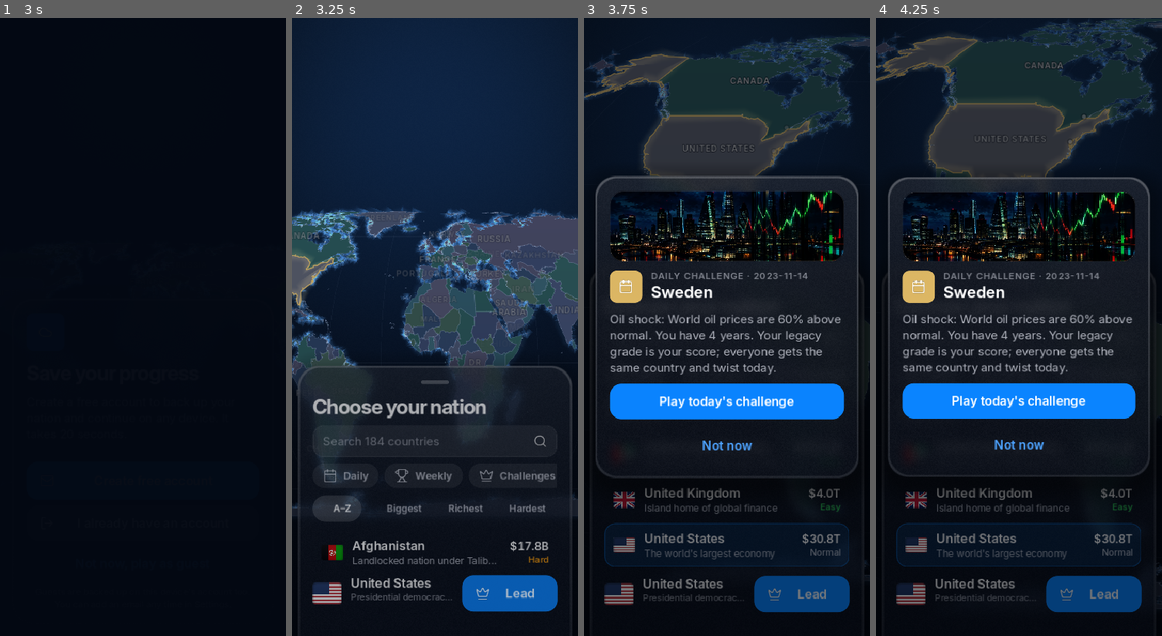
Above: before the commit, frames 1-4 (left to right).
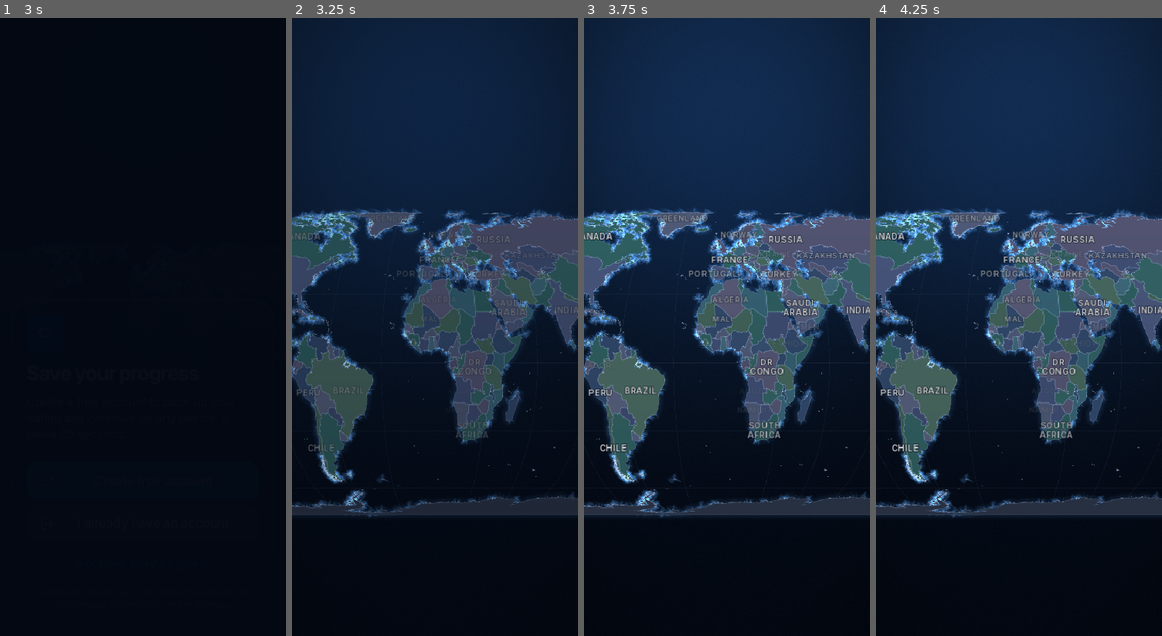
Above: after the commit, the same moments.

Repository: Arnav-Dugad/arnav-country-simulator
Game: Godot game, scene res://ui/screens/splash.tscn
Two runs of this game, one before a commit and one after it. Both use one fixed random seed, a clock stepped at 60 frames per second and the inputs below.
Inputs (mouse positions are in pixels of both pictures, inside the frame that each line leads up to):
- Up to frame 1 (3 s): tap Enter at 0.5 s; move the mouse to (205, 296) at 0.52 s; click (205, 296) at 0.67 s; click "Skip" at 1.25 s; click "Skip" at 2 s; click "Not now, play as guest" at 2.75 s
- Up to frame 2 (3.25 s): no input
- Up to frame 3 (3.75 s): click (638, 376) at 3.5 s, where only the run before the commit has a clickable "Daily"
- Up to frame 4 (4.25 s): no input

Frame 1 is identical in both runs. In frame 2, 14% of the frame differs, in the area x 0-100%, y 30-100%; in frame 3, 61%, in the area x 0-100%, y 0-97%; in frame 4, 61%.

Commit message:
Android back on the nation picker returns home (found testing on a phone)
Co-Authored-By: Claude Opus 5.5 <noreply@anthropic.com>

Diff:
--- a/ui/screens/country_picker.gd
+++ b/ui/screens/country_picker.gd
@@ -38,6 +38,19 @@
 	_build_header()
 	_build_list()
 	_build_footer()
+	get_tree().root.go_back_requested.connect(_on_back)
+
+
+## Android back: close an open card first, then return to the home screen.
+func _on_back() -> void:
+	for m in get_children():          # modal cards are added to this screen
+		if m is ModalCard and is_instance_valid(m):
+			(m as ModalCard).dismiss()
+			return
+	if _search != null and _search.has_focus():
+		_search.release_focus()
+		return
+	Router.goto("res://ui/screens/home.tscn")
 	_sheet.snapped.connect(func(_s: int) -> void: _frame_map())
 	resized.connect(_frame_map)
 
